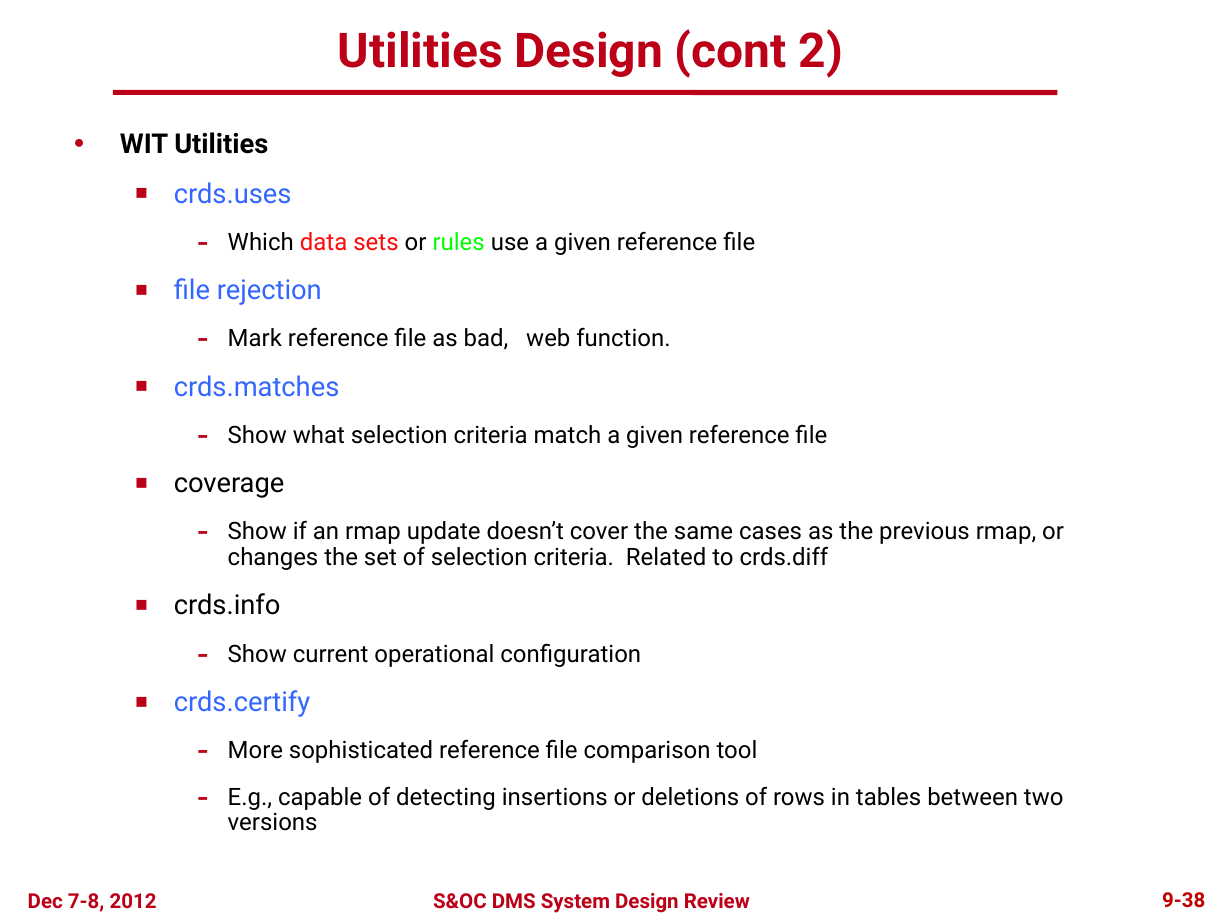
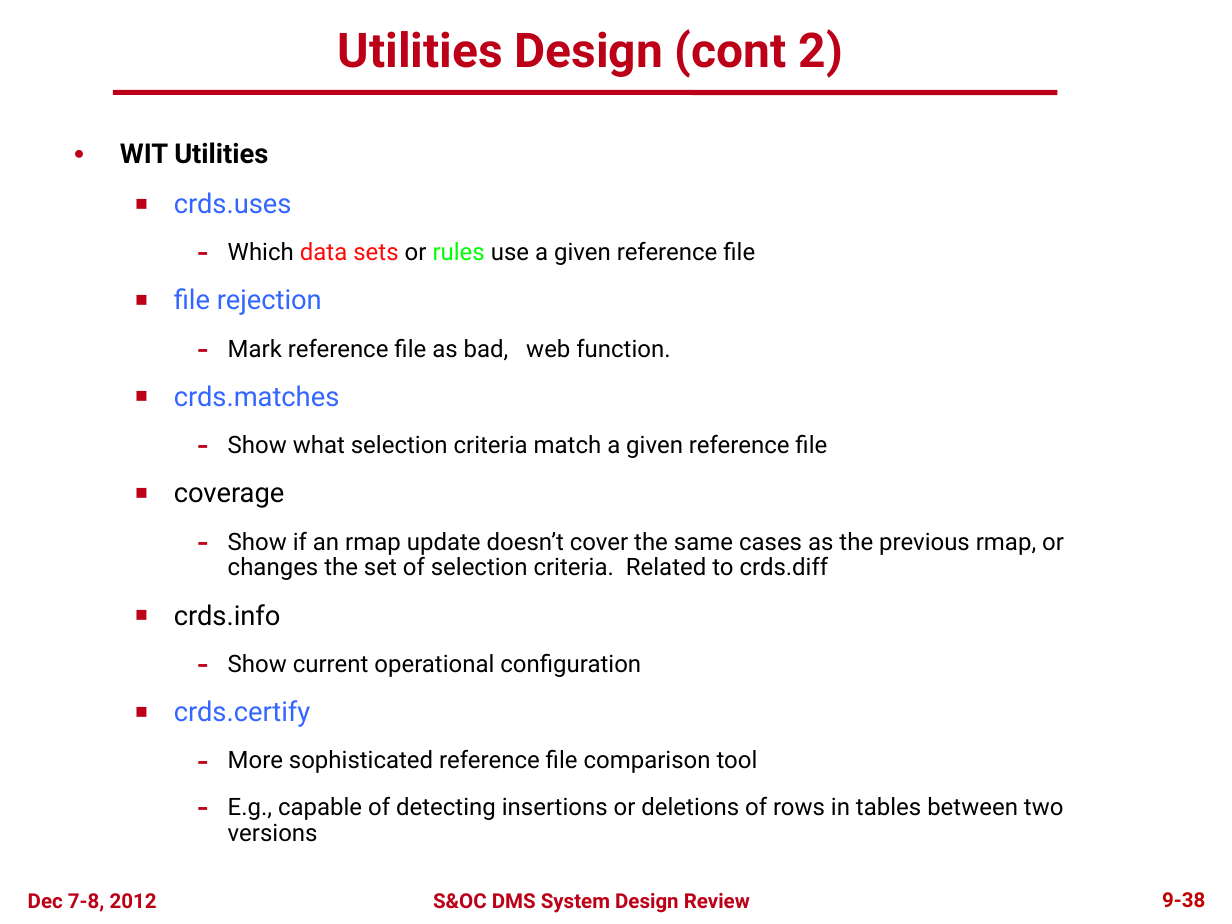
Before and after one commit to spacetelescope/crds, a slide deck: slide 37 of docs/DMS_SDR2_09_CRDS_final.pptx. Drawn at 1232x924 pixels with LibreOffice and Linux fonts; fonts in the diff are those of the drawing; background and template pictures are left out. Boxes give left, top, right and bottom in pixels: in the first picture for what was removed or moved away, otherwise in the second. Text is boxed around its words. In the diff, an @@ line names an element or a change of style, - is before the commit and + after.

```diff
--- a/docs/DMS_SDR2_09_CRDS_final.pptx
+++ b/docs/DMS_SDR2_09_CRDS_final.pptx
@@ text "WIT Utilities": place and size @@
-text "WIT Utilities" at bbox=[120, 132, 1064, 831]
+text "WIT Utilities" at bbox=[120, 142, 1064, 842]
```
Also in this commit, not shown: 13 other slides changed.
